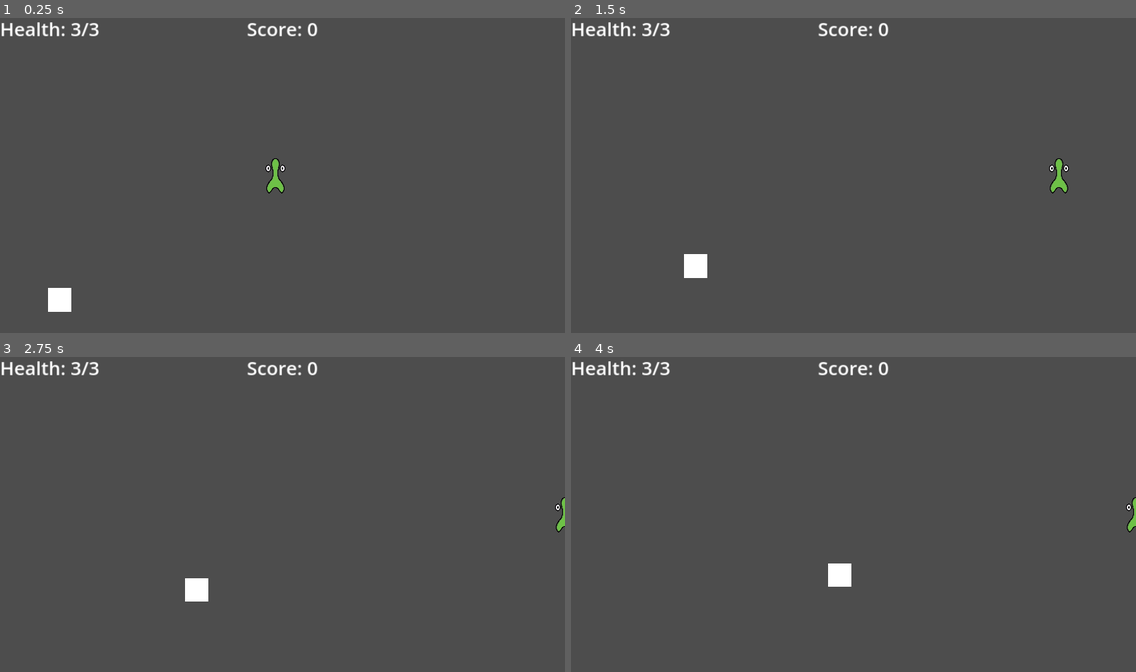
Above: before the commit, frames 1-4 (two rows, left to right).
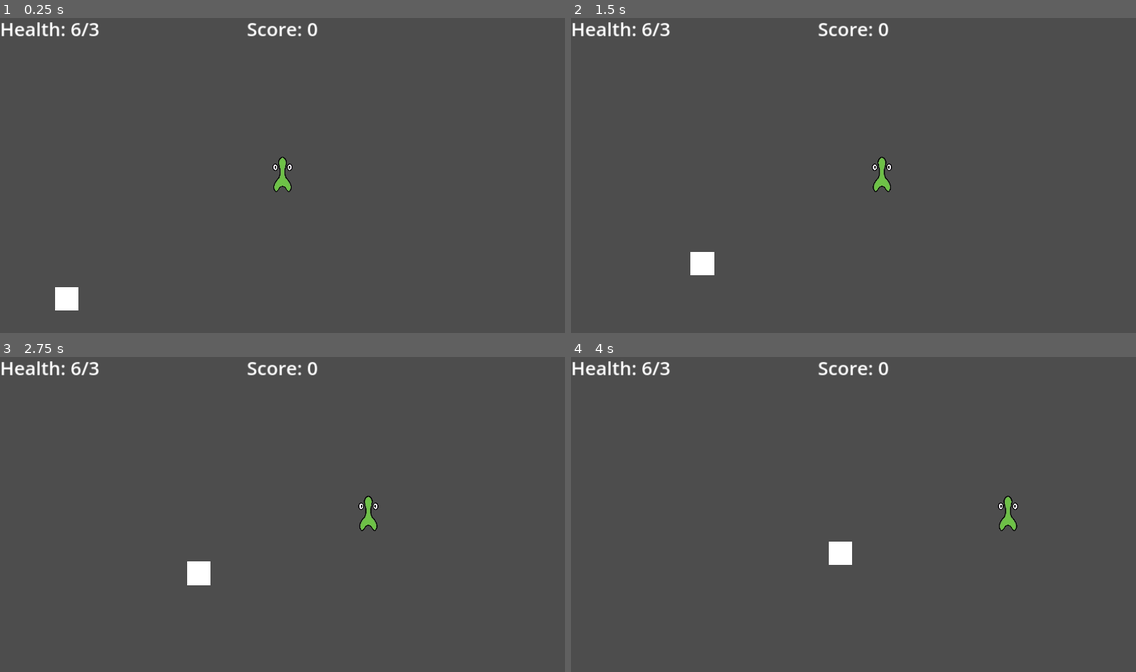
Above: after the commit, the same moments.

Repository: jonahh2160/275-group-five
Game: Godot game, scene res://scenes/main.tscn
Same seed, same stepped clock (60 frames per second), same inputs: the game is played once before the commit and once after it.
Inputs:
- Up to frame 1 (0.25 s): no input
- Up to frame 2 (1.5 s): hold D (move_right) 0.53-1.28 s; hold Shift (dodge) 0.53-1.28 s; hold S (move_down) from 1.28 s (still down); tap Shift (dodge) at 1.35 s
- Up to frame 3 (2.75 s): release S (move_down) at 2.03 s; hold D (move_right) from 2.03 s (still down); hold Shift (dodge) from 2.03 s (still down)
- Up to frame 4 (4 s): release D (move_right) at 2.78 s; release Shift (dodge) at 2.78 s; hold W (move_up) 2.78-3.53 s; tap Shift (dodge) at 2.85 s; hold A (move_left) from 3.53 s (still down); hold Shift (dodge) from 3.53 s (still down)

The runs differ from the first frame. In frame 1, 0.6% of the frame differs, in the area x 8-52%, y 1-94%; in frame 2, 0.7%; in frame 3, 0.8%; in frame 4, 1.0%, in the area x 12-100%, y 1-73%.

Commit message:
Added an icon and partially converted player to CharacterBody2D

Diff:
--- a/icon.svg
+++ /dev/null
@@ -1 +0,0 @@
-<svg height="128" width="128" xmlns="http://www.w3.org/2000/svg"><rect x="2" y="2" width="124" height="124" rx="14" fill="#363d52" stroke="#212532" stroke-width="4"/><g transform="scale(.101) translate(122 122)"><g fill="#fff"><path d="M105 673v33q407 354 814 0v-33z"/><path fill="#478cbf" d="m105 673 152 14q12 1 15 14l4 67 132 10 8-61q2-11 15-15h162q13 4 15 15l8 61 132-10 4-67q3-13 15-14l152-14V427q30-39 56-81-35-59-83-108-43 20-82 47-40-37-88-64 7-51 8-102-59-28-123-42-26 43-46 89-49-7-98 0-20-46-46-89-64 14-123 42 1 51 8 102-48 27-88 64-39-27-82-47-48 49-83 108 26 42 56 81zm0 33v39c0 276 813 276 813 0v-39l-134 12-5 69q-2 10-14 13l-162 11q-12 0-16-11l-10-65H447l-10 65q-4 11-16 11l-162-11q-12-3-14-13l-5-69z"/><path d="M483 600c3 34 55 34 58 0v-86c-3-34-55-34-58 0z"/><circle cx="725" cy="526" r="90"/><circle cx="299" cy="526" r="90"/></g><g fill="#414042"><circle cx="307" cy="532" r="60"/><circle cx="717" cy="532" r="60"/></g></g></svg>
--- a/project.godot
+++ b/project.godot
@@ -13,7 +13,7 @@
 config/name="Hands Off!"
 run/main_scene="res://scenes/main.tscn"
 config/features=PackedStringArray("4.2", "Mobile")
-config/icon="res://icon.svg"
+config/icon="res://art/Hand_R2.png"
 
 [autoload]
 
@@ -99,6 +99,12 @@
 ]
 }
 
+[layer_names]
+
+2d_physics/layer_1="Player"
+2d_physics/layer_2="Enemy"
+2d_physics/layer_3="Terrain"
+
 [rendering]
 
 renderer/rendering_method="gl_compatibility"
--- a/scenes/bombclock.tscn
+++ b/scenes/bombclock.tscn
@@ -18,6 +18,8 @@
 size = Vector2(80, 80)
 
 [node name="Bombclock" type="CharacterBody2D"]
+collision_layer = 2
+collision_mask = 2
 script = ExtResource("1_ahetv")
 metadata/_edit_group_ = true
 
--- a/scenes/main.tscn
+++ b/scenes/main.tscn
@@ -15,6 +15,9 @@
 
 [node name="Player" parent="." instance=ExtResource("2_ch8pv")]
 position = Vector2(936, 544)
+speed = 600
+accel = 10
+health = 6
 
 [node name="HUD" parent="." instance=ExtResource("5_5e0co")]
 script = ExtResource("6_2dg44")
@@ -32,5 +35,3 @@
 
 [node name="MobSpawner4" parent="MobSpawners" instance=ExtResource("5_rdbx7")]
 position = Vector2(1528, 1000)
-
-[connection signal="hit" from="Player" to="." method="_on_player_hit"]
--- /dev/null
+++ b/scenes/player.gd
@@ -0,0 +1,89 @@
+extends CharacterBody2D
+signal hit
+
+@export var speed = 600
+@export var accel = 10
+@export var health = 6
+
+var dir = Vector2.ZERO
+
+var state = 0
+var i_frames = 0
+var phase = 0
+var timer = 0
+var screen_size
+var dash_angle
+var dashing
+
+func get_dir():
+	dir.x = Input.get_axis("move_left", "move_right")
+	dir.y = Input.get_axis("move_up", "move_down")
+	return dir.normalized()
+
+func _ready():
+	screen_size = get_viewport_rect().size
+
+func _physics_process(delta):
+	dir = get_dir()
+
+	match state:
+		0:
+			free_state(delta)
+		1:
+			dodge(delta)
+
+	if i_frames > 0:
+		i_frames = i_frames - 1
+
+	move_and_slide()
+
+func free_state(delta):
+	if (Input.is_action_pressed("dodge")):
+		state = 1
+	velocity = lerp(velocity, dir * speed, delta * accel)
+
+func dodge(delta):
+	match phase:
+		0:
+			dash_angle = dir * 2
+			dashing = false
+			timer = 30
+			phase = 1
+		1:
+			if timer > 0:
+				timer -= 1
+			else:
+				phase = 2
+		2:
+			i_frames = 60
+			timer = 60
+			dashing = true
+			phase = 3
+		3:
+			if timer > 0:
+				timer -= 1
+			else:
+				phase = 4
+		4:
+			state = 0
+			phase = 0
+
+	if dashing:
+		velocity += (dash_angle * accel * delta)
+
+
+func start(pos):
+	position = pos
+	show()
+	$CollisionShape2D.disabled = false
+
+func _on_area_2d_body_entered(body):
+	if i_frames == 0:
+		health -= 1
+		hit.emit()
+		i_frames += 150
+	if health == 0:
+		hide() # Player disappears after being hit.
+		hit.emit()
+		# Must be deferred as we can't change physics properties on a physics callback.
+		$CollisionShape2D.set_deferred("disabled", true) # Don't want player to get hit twiceace with function body.
--- a/scenes/player.tscn
+++ b/scenes/player.tscn
@@ -1,6 +1,6 @@
 [gd_scene load_steps=7 format=3 uid="uid://cyxssjyp70hnl"]
 
-[ext_resource type="Script" path="res://scripts/player.gd" id="1_y1ig1"]
+[ext_resource type="Script" path="res://scenes/player.gd" id="1_kb134"]
 [ext_resource type="Texture2D" uid="uid://yfenfl431csc" path="res://art/Goober/Goober(2).png" id="2_aa370"]
 [ext_resource type="Texture2D" uid="uid://bgwisi5f2eay0" path="res://art/Goober/Goober(1).png" id="3_s2c5b"]
 [ext_resource type="Texture2D" uid="uid://d4huf7c5iha6y" path="res://art/Goober/Goober 9.png" id="4_6voj2"]
@@ -29,9 +29,10 @@
 radius = 31.0
 height = 112.0
 
-[node name="Player" type="Area2D"]
+[node name="Player" type="CharacterBody2D"]
 position = Vector2(357, 240)
-script = ExtResource("1_y1ig1")
+collision_mask = 5
+script = ExtResource("1_kb134")
 metadata/_edit_group_ = true
 
 [node name="AnimatedSprite2D" type="AnimatedSprite2D" parent="."]
@@ -41,4 +42,13 @@
 [node name="CollisionShape2D" type="CollisionShape2D" parent="."]
 shape = SubResource("CapsuleShape2D_5vdpl")
 
-[connection signal="body_entered" from="." to="." method="_on_body_entered"]
+[node name="Area2D" type="Area2D" parent="."]
+
+[node name="CollisionShape2D2" type="CollisionShape2D" parent="Area2D"]
+shape = SubResource("CapsuleShape2D_5vdpl")
+
+[node name="Camera2D" type="Camera2D" parent="."]
+process_mode = 4
+position_smoothing_enabled = true
+
+[connection signal="body_entered" from="Area2D" to="." method="_on_area_2d_body_entered"]
--- a/scenes/wheelcharger.tscn
+++ b/scenes/wheelcharger.tscn
@@ -18,6 +18,8 @@
 size = Vector2(80, 80)
 
 [node name="Wheelcharger" type="CharacterBody2D"]
+collision_layer = 2
+collision_mask = 6
 script = ExtResource("1_ufhco")
 metadata/_edit_group_ = true
 
--- a/scripts/main.gd
+++ b/scripts/main.gd
@@ -7,6 +7,7 @@
 var enemyList
 # Called when the node enters the scene tree for the first time.
 func _ready():
+	$HUD.update_health(str($Player.health))
 	mobSpawnerList = $MobSpawners.get_children()
 	enemyList = [bombEnemy_scene, wheelEnemy_scene]
 	spawn_enemy()
Not shown, removed: icon.svg.import
Renamed: scripts/player.gd -> scripts/oldplayer.gd
